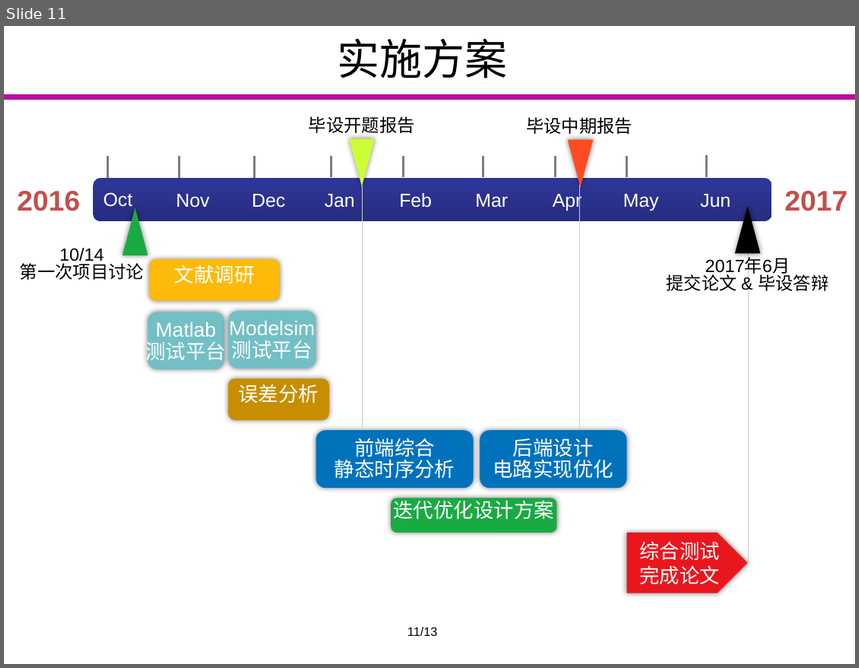
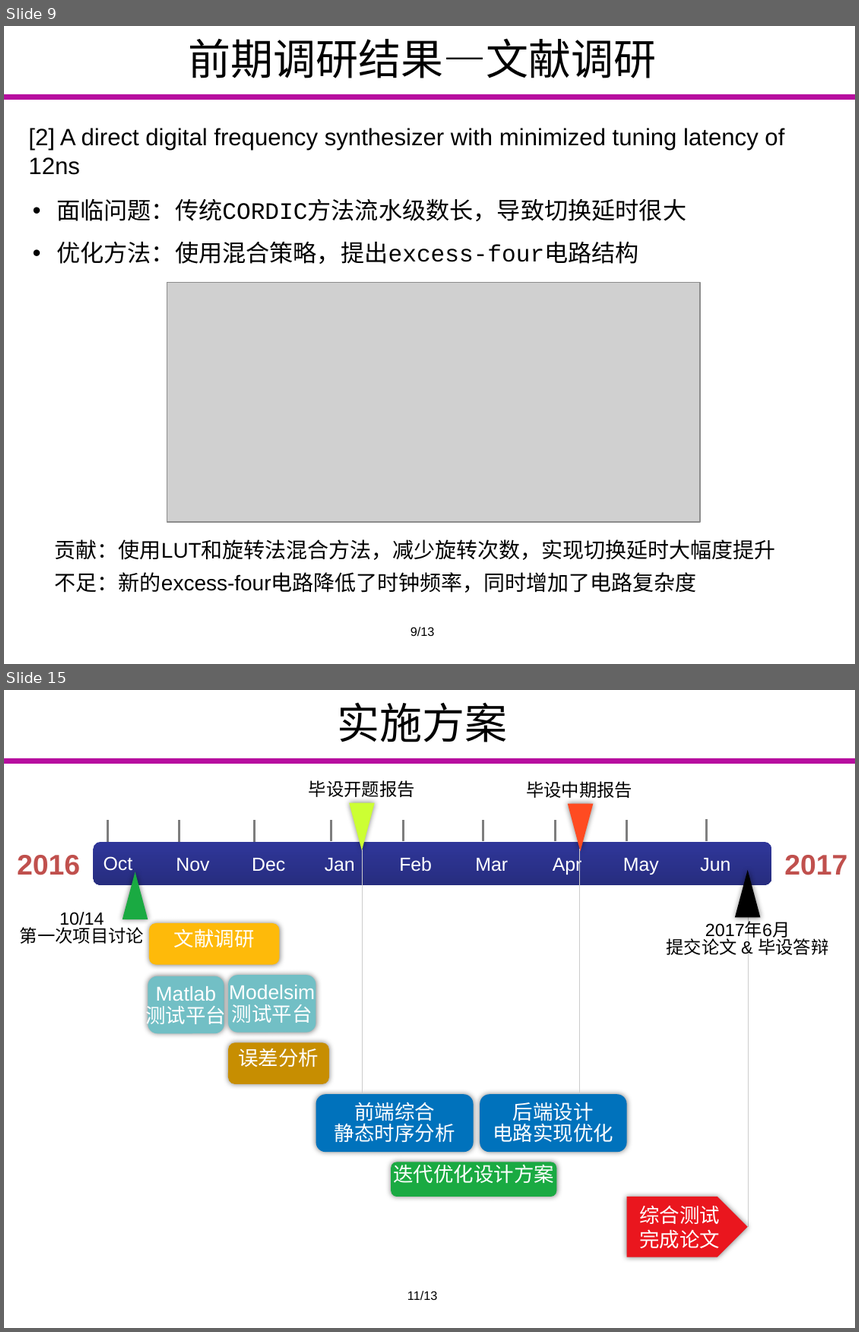
Before and after one commit to Markov2016/kaiti, a slide deck: ppt/yyx_v1.1.pptx. Shown one above the other, each under a label of ours: slide 11 before the commit, slides 9 and 15 after it; the slides between them are not shown. The pictures are 859x668 and 859x1332 pixels, drawn with LibreOffice and Linux fonts; fonts in the diff are those of the drawing; grey boxes stand for pictures; background and template pictures are left out. Boxes give left, top, right and bottom in pixels: in the first picture for what was removed or moved away, otherwise in the second. Text is boxed around its words. In the diff, an @@ line names an element or a change of style, - is before the commit and + after.

```diff
--- a/ppt/yyx_v1.1.pptx
+++ b/ppt/yyx_v1.1.pptx
@@ slide 9 added at [4, 26, 855, 664], background #FFFFFF; not listed: 1 template element that a slide beside it also shows @@
@@ title added at [189, 38, 657, 78], 36 pt, text #000000 @@
+前期调研结果—文献调研
@@ text added at [28, 128, 785, 175], 20 pt, text #000000 @@
+[2] A direct digital frequency synthesizer with minimized tuning latency of 12ns
@@ text added at [56, 199, 686, 264], 20 pt, text #000000 @@
+• 面临问题：传统CORDIC方法流水级数长，导致切换延时很大
+• 优化方法：使用混合策略，提出excess-four电路结构
@@ picture added at [167, 282, 700, 522] @@
@@ text added at [55, 540, 776, 593], 18 pt, text #000000 @@
+  贡献：使用LUT和旋转法混合方法，减少旋转次数，实现切换延时大幅度提升
+  不足：新的excess-four电路降低了时钟频率，同时增加了电路复杂度
@@ text added at [411, 627, 435, 636], 10.5 pt, text #000000 @@
+9/13
@@ what was slide 11 is now slide 15 @@
```
Also in this commit, not shown: 4 slides changed, 4 other slides added.
